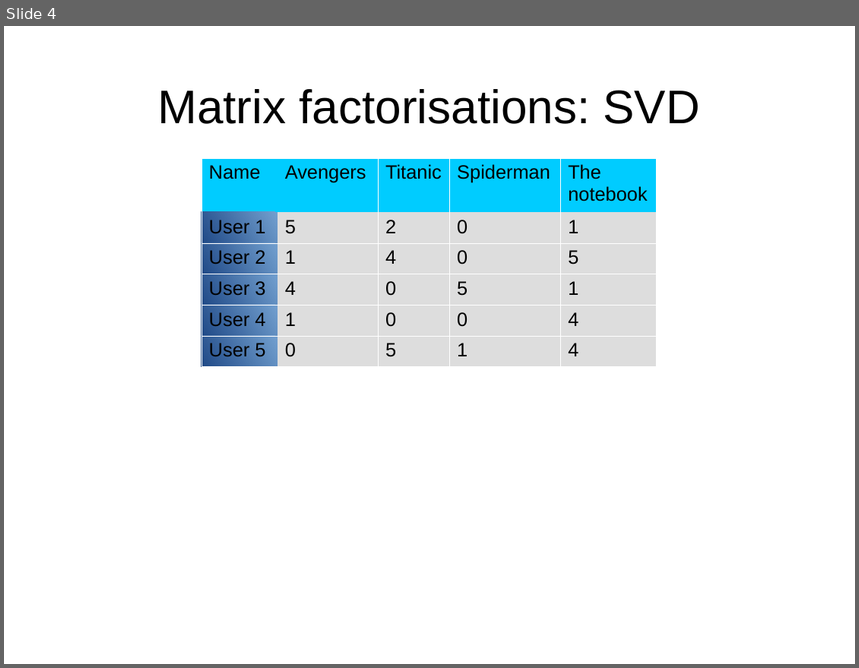
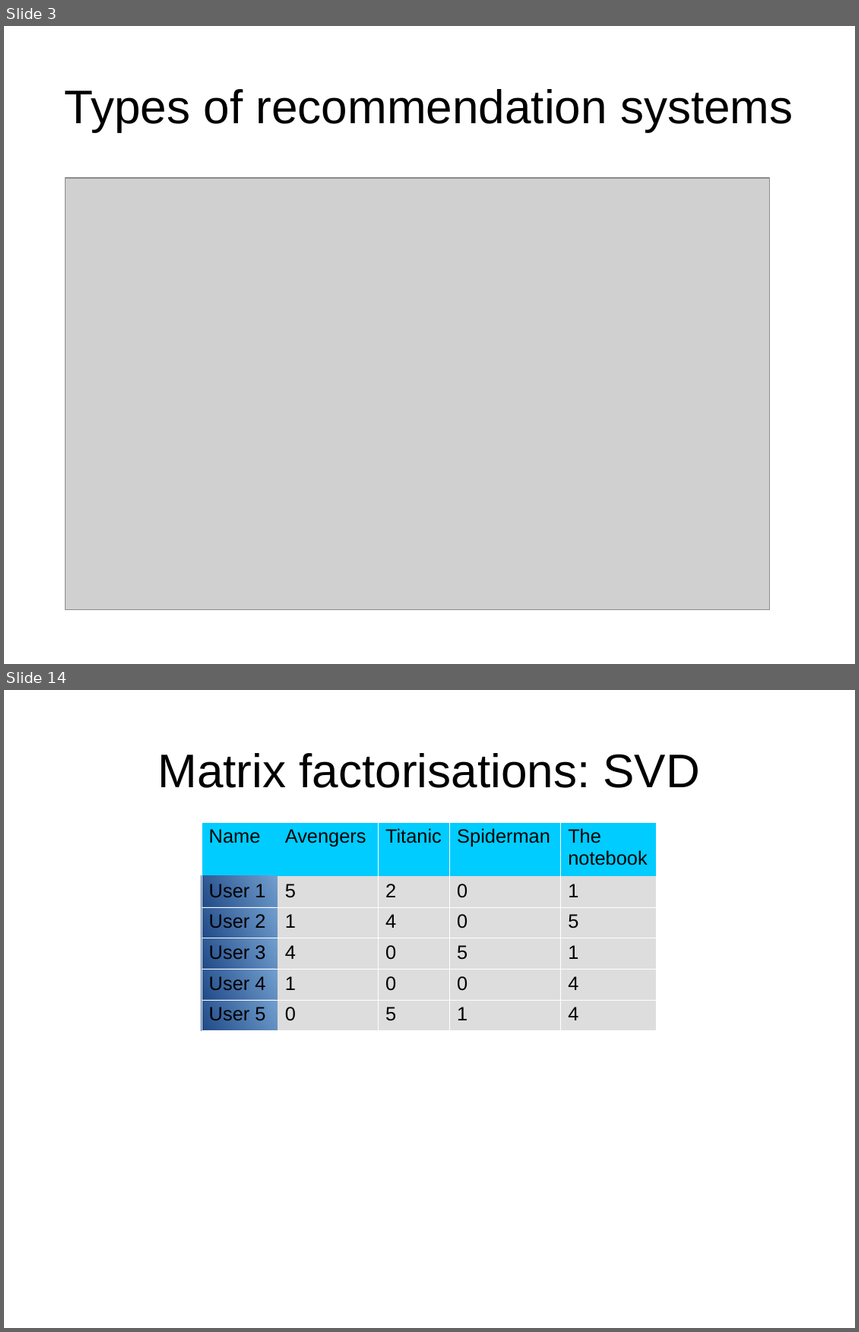
Before and after one commit to DriesSmit/Recommendation-System, a slide deck: Presentation.odp. Shown one above the other, each under a label of ours: slide 4 before the commit, slides 3 and 14 after it; the slides between them are not shown. The pictures are 859x668 and 859x1332 pixels, drawn with LibreOffice and Linux fonts; fonts in the diff are those of the drawing; grey boxes stand for pictures. Boxes give left, top, right and bottom in pixels: in the first picture for what was removed or moved away, otherwise in the second. Text is boxed around its words. In the diff, an @@ line names an element or a change of style, - is before the commit and + after.

```diff
--- a/Presentation.odp
+++ b/Presentation.odp
@@ slide 3 added at box(4, 26, 855, 664), background #FFFFFF @@
@@ title added at box(65, 89, 794, 132), 44 pt, text #000000 @@
+Types of recommendation systems
@@ picture added at box(65, 178, 770, 610) @@
@@ what was slide 4 is now slide 14 @@
```
Also in this commit, not shown: 3 slides changed, 10 other slides added, 1 other file.
